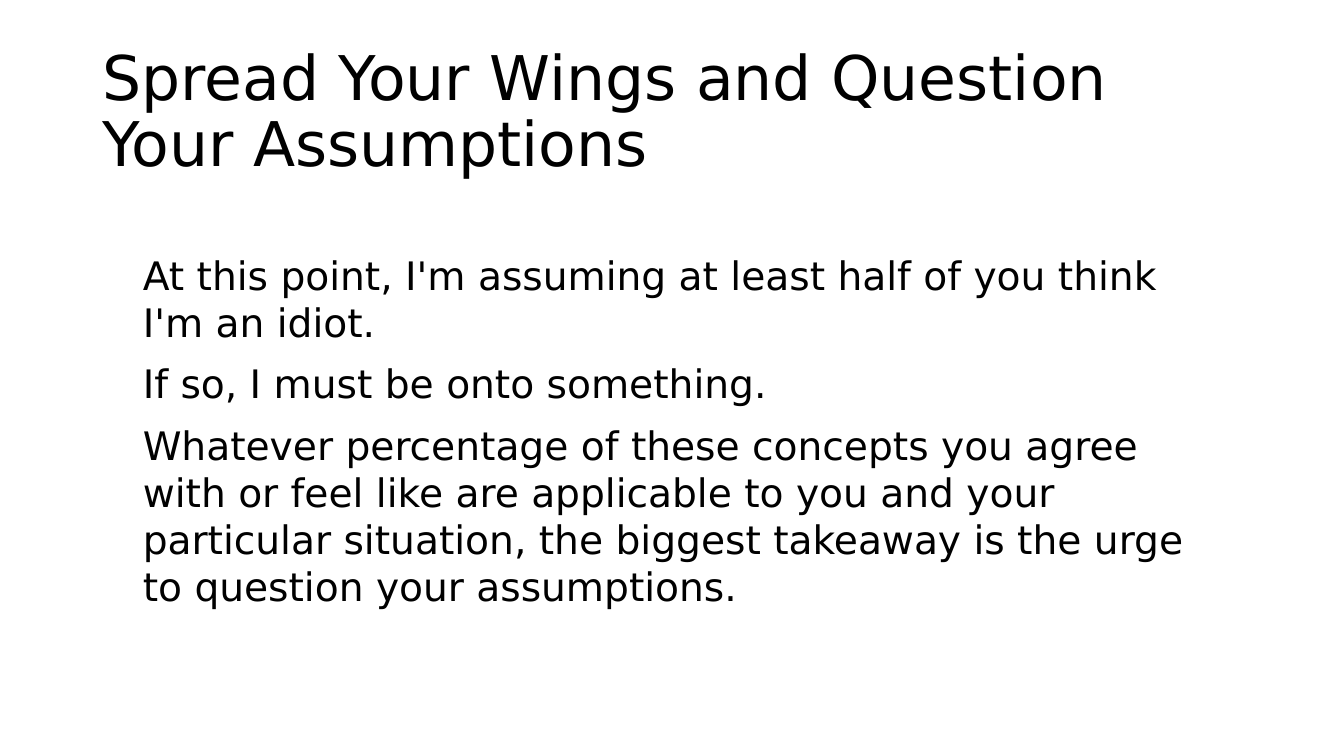
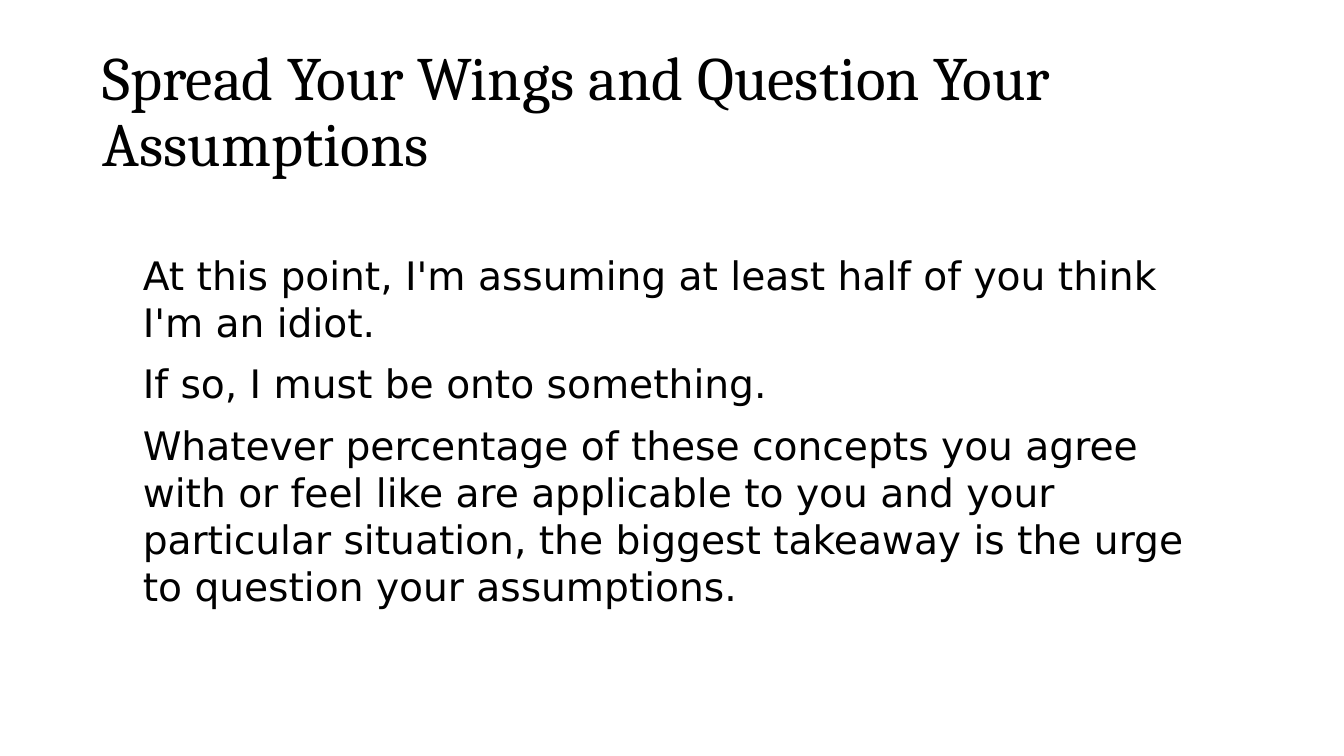
Before and after one commit to roblarsen/rob-larsen-presentations, a slide deck: slide 47 of wild-world-web.pptx. Drawn at 1344x756 pixels with LibreOffice and Linux fonts; fonts in the diff are those of the drawing; background and template pictures are left out. Boxes give left, top, right and bottom in pixels: in the first picture for what was removed or moved away, otherwise in the second. Text is boxed around its words. In the diff, an @@ line names an element or a change of style, - is before the commit and + after.

Commit message:
more awesome.

```diff
--- a/wild-world-web.pptx
+++ b/wild-world-web.pptx
@@ title "Spread Your Wings and Question ..." at <box>102,57,1051,179</box>: font DejaVu Sans to Cambria @@
```
